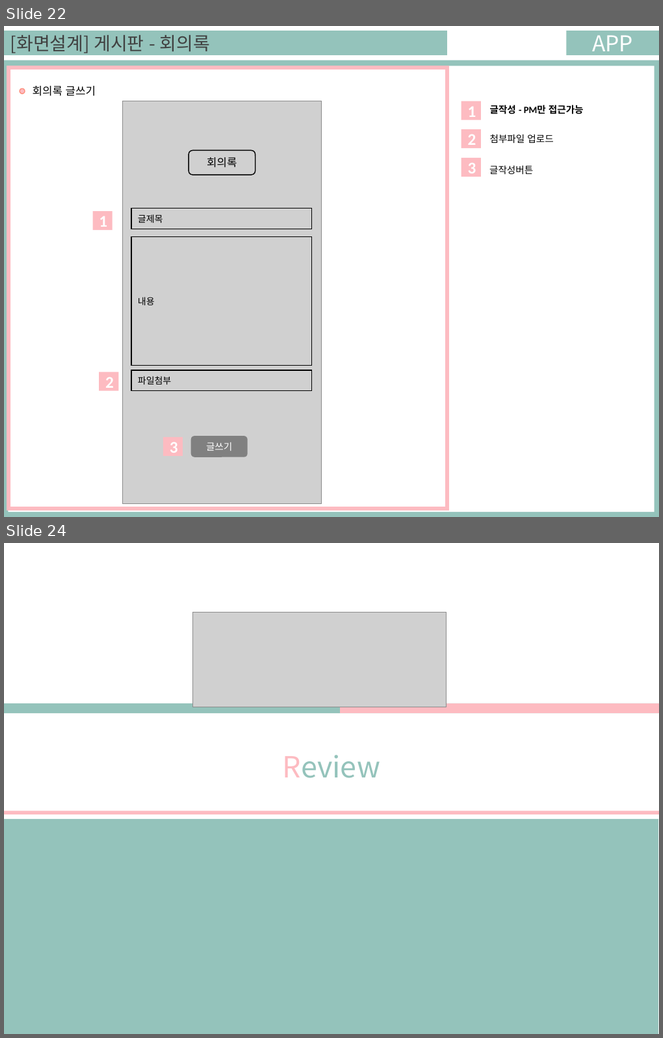
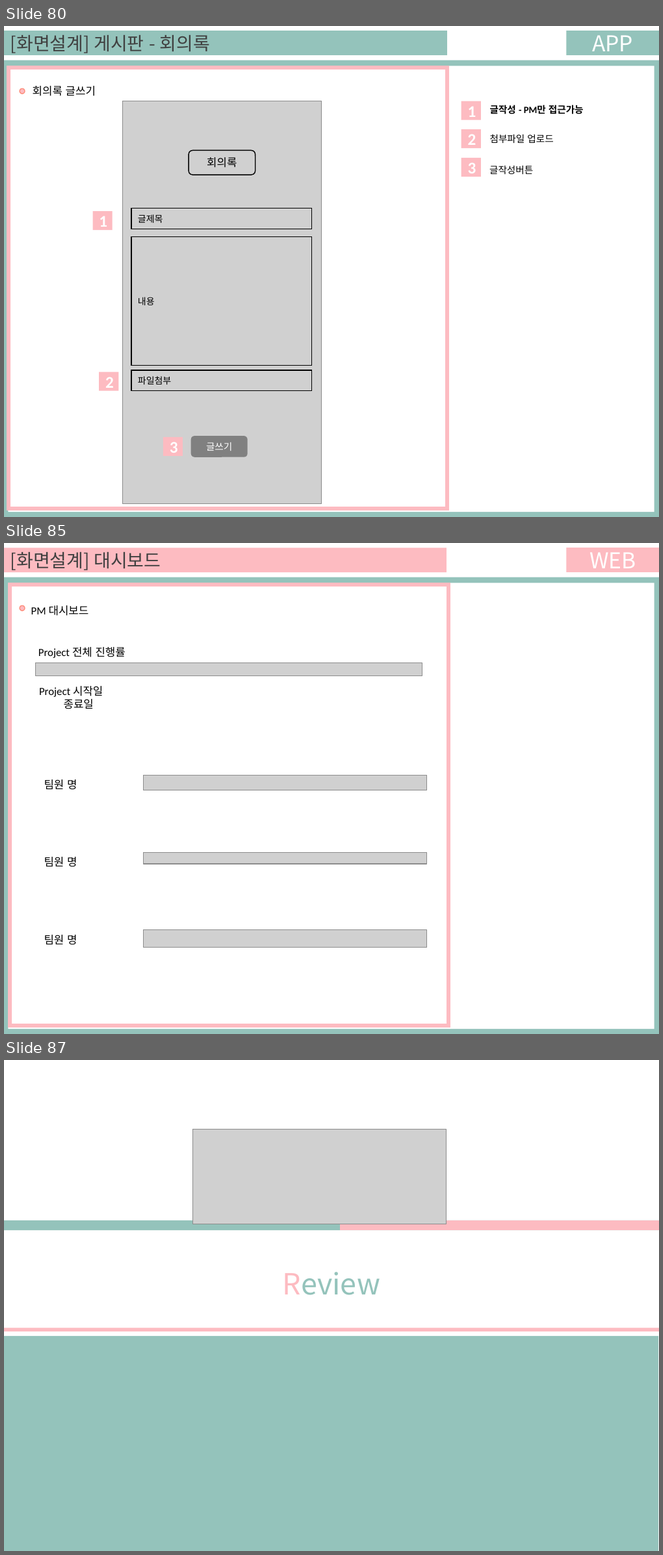
Before and after one commit to ezenteam03/project06, a slide deck: WebContent/HANA/PPT/0508 합본.pptx. Shown one above the other, each under a label of ours: slides 22 and 24 before the commit, slides 80, 85 and 87 after it; the slides between them are not shown. The pictures are 663x1038 and 663x1555 pixels, drawn with LibreOffice and Linux fonts; fonts in the diff are those of the drawing; grey boxes stand for pictures. Boxes give left, top, right and bottom in pixels: in the first picture for what was removed or moved away, otherwise in the second. Text is boxed around its words. In the diff, an @@ line names an element or a change of style, - is before the commit and + after.

```diff
--- a/WebContent/HANA/PPT/0508 합본.pptx
+++ b/WebContent/HANA/PPT/0508 합본.pptx
@@ slide 85 added at [4, 543, 659, 1034], background #FFFFFF @@
@@ rectangle added at [4, 548, 447, 572], fill #FDBBC1, 20 pt, text #404040 @@
+[화면설계] 대시보드
@@ rectangle added at [567, 548, 659, 572], fill #FDBBC1, 24 pt, text #FFFFFF @@
+WEB
@@ rectangle added at [4, 577, 659, 1034], fill #94C3BB @@
@@ rectangle added at [8, 583, 654, 1029], fill #FFFFFF @@
@@ rectangle added at [10, 585, 448, 1026], outline #FDBBC1 4.5 pt @@
@@ ellipse added at [20, 606, 25, 611], fill #FDBBC1, outline #FE907E 1 pt @@
@@ text added at [31, 605, 89, 616], 12 pt, text #000000 @@
+PM 대시보드
@@ text added at [38, 647, 126, 658], 12 pt, text #000000 @@
+Project 전체 진행률
@@ picture added at [35, 663, 423, 676] @@
@@ text added at [39, 686, 103, 709], 12 pt, text #000000 @@
+Project 시작일 종료일
@@ picture added at [144, 775, 427, 791] @@
@@ text added at [44, 780, 77, 790], 12 pt, text #000000 @@
+팀원 명
@@ picture added at [144, 852, 427, 864] @@
@@ text added at [44, 857, 77, 867], 12 pt, text #000000 @@
+팀원 명
@@ picture added at [144, 930, 427, 948] @@
@@ text added at [44, 935, 77, 945], 12 pt, text #000000 @@
+팀원 명
@@ what was slide 22 is now slide 80 @@
@@ what was slide 24 is now slide 87 @@
```
Also in this commit, not shown: 19 slides changed, 63 other slides added.
